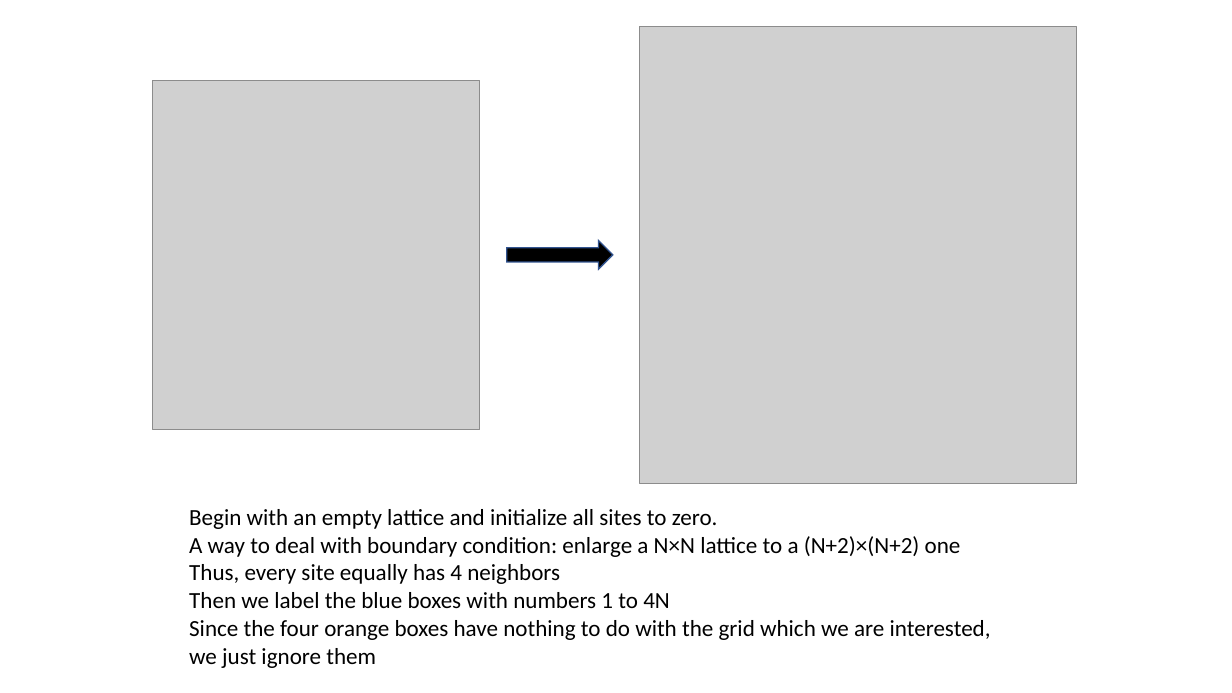
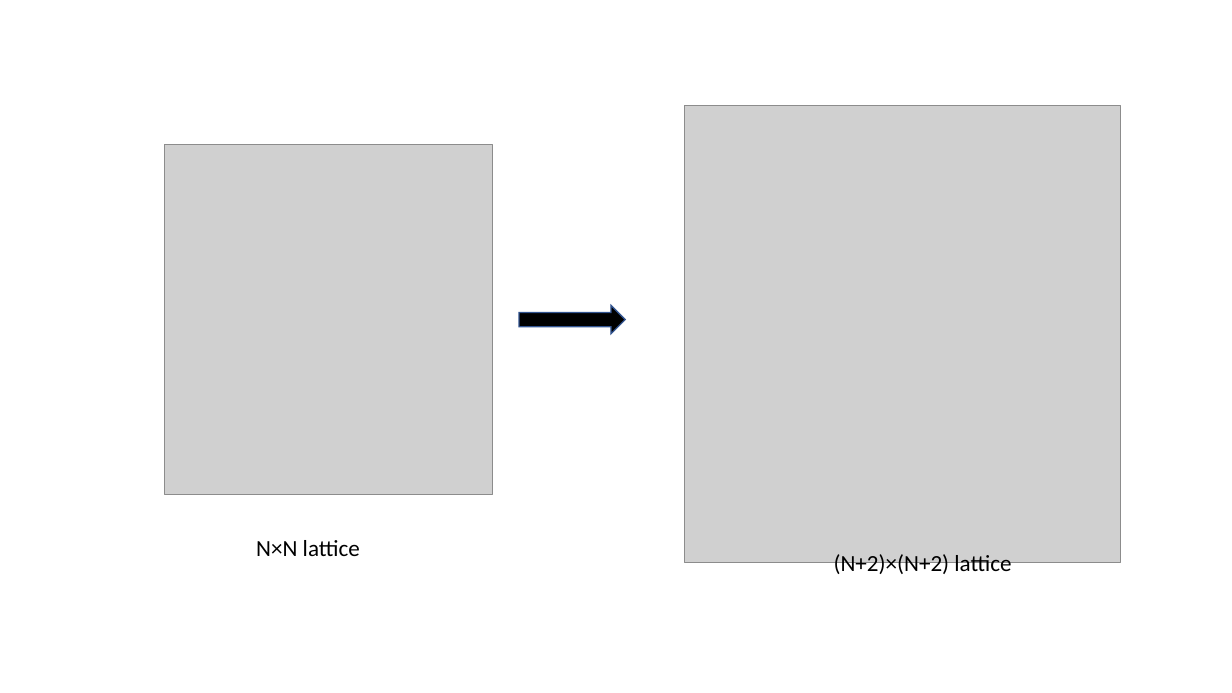
Before and after one commit to TianyuDai/PHY566-Project2-Group1, a slide deck: slide 2 of Percolation.pptx. Drawn at 1232x693 pixels with LibreOffice and Linux fonts; fonts in the diff are those of the drawing; grey boxes stand for pictures. Boxes give left, top, right and bottom in pixels: in the first picture for what was removed or moved away, otherwise in the second. Text is boxed around its words. In the diff, an @@ line names an element or a change of style, - is before the commit and + after.

```diff
--- a/Percolation.pptx
+++ b/Percolation.pptx
@@ picture: place and size @@
-picture at [640,27,1078,483]
+picture at [684,105,1121,562]
@@ picture: place and size @@
-picture at [152,80,480,430]
+picture at [165,145,492,494]
@@ right arrow: place and size @@
-right arrow at [506,240,613,269]
+right arrow at [519,305,626,334]
@@ text removed at [189,509,991,668] @@
-Begin with an empty lattice and initialize all sites to zero.
-A way to deal with boundary condition: enlarge a N×N lattice to a (N+2)×(N+2) one
-Thus, every site equally has 4 neighbors
-Then we label the blue boxes with numbers 1 to 4N
-Since the four orange boxes have nothing to do with the grid which we are interested, we just ignore them
@@ text added at [256,540,360,556], 18 pt, text #000000 @@
+N×N lattice
@@ text added at [834,554,1011,577], 18 pt, text #000000 @@
+(N+2)×(N+2) lattice
```
Also in this commit, not shown: 2 other slides changed, 2 slides added, 3 slides removed.
